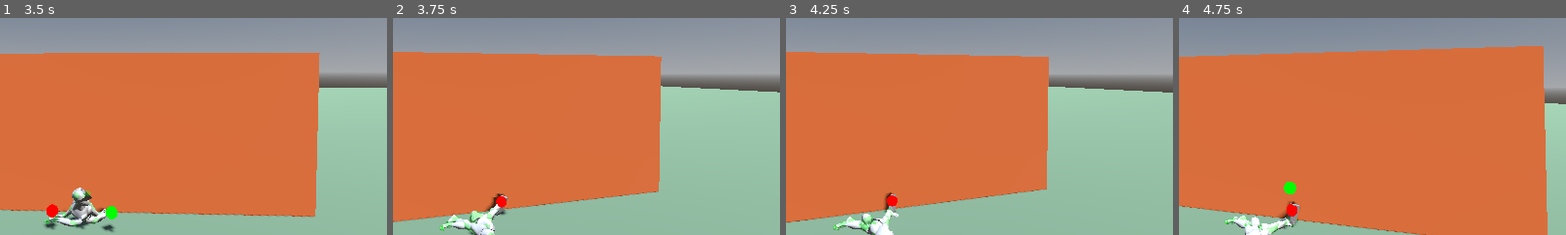
Above: before the commit, frames 1-4 (left to right).
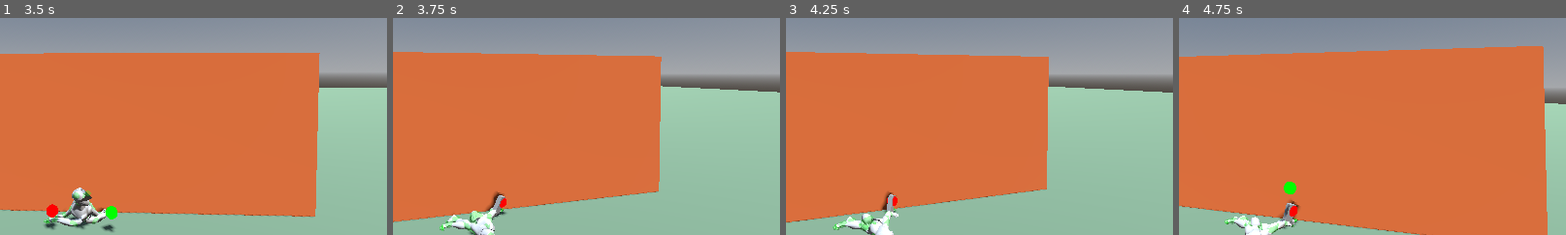
Above: after the commit, the same moments.

Repository: lmf-git/fpsikanimragdoll
Game: Godot game, scene res://world.tscn
Same seed, same stepped clock (60 frames per second), same inputs: the game is played once before the commit and once after it.
Inputs (mouse positions are % of the whole screen's width and height, from its top left):
- Up to frame 1 (3.5 s): tap Enter at 0.5 s; move the mouse to (55, 50) at 0.52 s; hold Shift (sprint) 0.53-1.28 s; hold W (move_forward) from 0.53 s (still down); click (55, 50) at 0.67 s; tap Space (jump) at 0.77, 1.52, 3.02 s; move the mouse to (45, 50) at 1.27 s; tap O (toggle_camera) at 1.35 s; move the mouse to (52, 48) at 2.02 s; hold I (toggle_ik) 2.03-2.78 s; move the mouse to (49, 52) at 2.77 s; tap R (toggle_ragdoll) at 2.85 s; click (49, 52) at 2.92 s
- Up to frame 2 (3.75 s): keep holding W (move_forward); move the mouse to (57, 51) at 3.52 s; tap E at 3.6 s
- Up to frame 3 (4.25 s): keep holding W (move_forward); tap Space (jump) at 3.77 s
- Up to frame 4 (4.75 s): keep holding W (move_forward); move the mouse to (42, 49) at 4.27 s; tap H at 4.35 s; tap Space (jump) at 4.52 s
The pictures show only the part of the screen within x 39-89%, y 36-86%; the shares and areas given below are measured in that part.

Frame 1 is identical in both runs. In frame 2, 0.2% of the frame differs, in the area x 25-30%, y 79-92%; in frame 3, 0.2%; in frame 4, 0.2%, in the area x 26-32%, y 83-97%.

Commit message:
Fix weapon rotation in right hand socket - rotate 180° around Z axis

Diff:
--- a/weapon.gd
+++ b/weapon.gd
@@ -147,10 +147,8 @@
 		# Get grip offset in local space
 		var grip_local_pos = main_grip.position
 
-		# Apply rotation offset - no rotation needed, weapon already points correctly
-		var rotation_offset = Basis()
-		# Pistol orientation is correct by default
-		transform.basis = rotation_offset
+		# Apply rotation offset - rotate 180 degrees around Z axis to fix upside-down orientation
+		transform.basis = Basis().rotated(Vector3.FORWARD, deg_to_rad(180))
 
 		# Position weapon so grip point is at hand origin (0,0,0 in hand local space)
 		# This means weapon position = -grip_offset rotated by weapon basis
